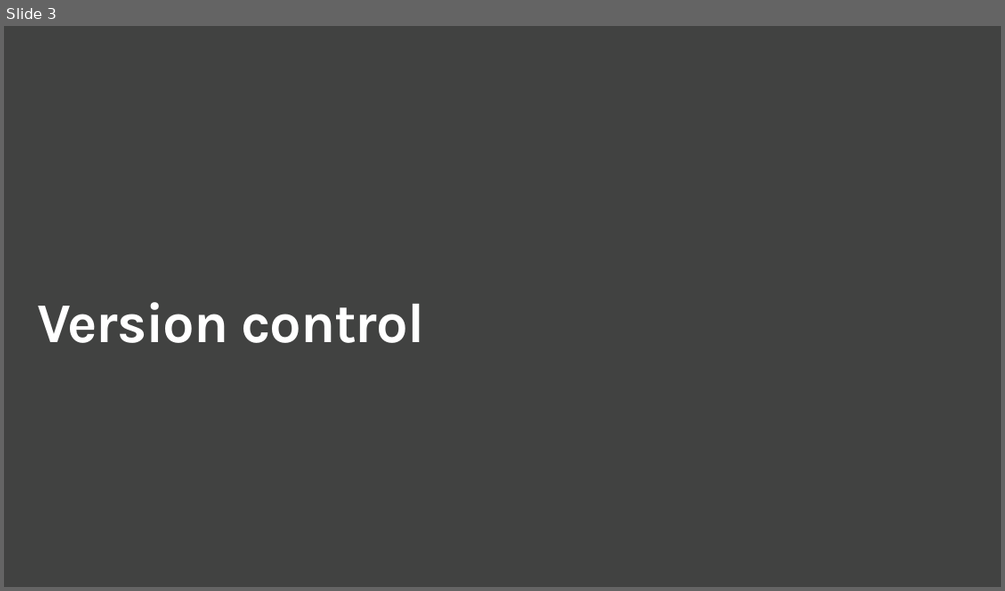
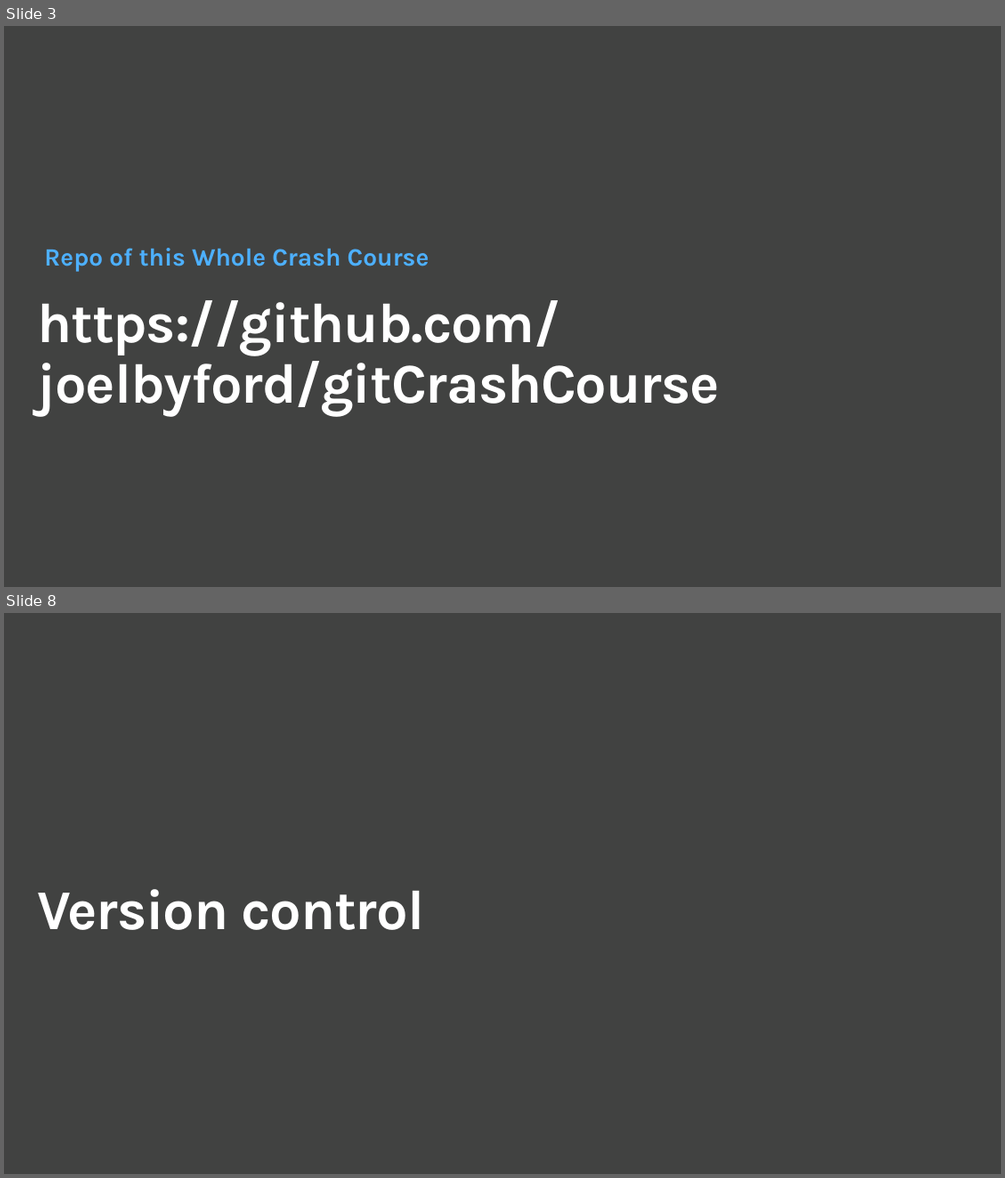
Before and after one commit to joelbyford/gitCrashCourse, a slide deck: GitIntro.pptx. Shown one above the other, each under a label of ours: slide 3 before the commit, slides 3 and 8 after it; the slides between them are not shown. The pictures are 1005x591 and 1005x1178 pixels, drawn with LibreOffice and Linux fonts; fonts in the diff are those of the drawing. Boxes give left, top, right and bottom in pixels: in the first picture for what was removed or moved away, otherwise in the second. Text is boxed around its words. In the diff, an @@ line names an element or a change of style, - is before the commit and + after.

```diff
--- a/GitIntro.pptx
+++ b/GitIntro.pptx
@@ slide 3 added at (4,26,1001,587), background #414241 @@
@@ text added at (44,248,429,271), 24 pt, text #4DB0FF, bold @@
+Repo of this Whole Crash Course
@@ title added at (37,300,720,417), 54 pt, text #FFFFFF, bold @@
+https://github.com/joelbyford/gitCrashCourse
@@ what was slide 3 is now slide 8 @@
```
Also in this commit, not shown: 1 slide changed, 5 other slides added, 1 slide removed, 4 other files.
